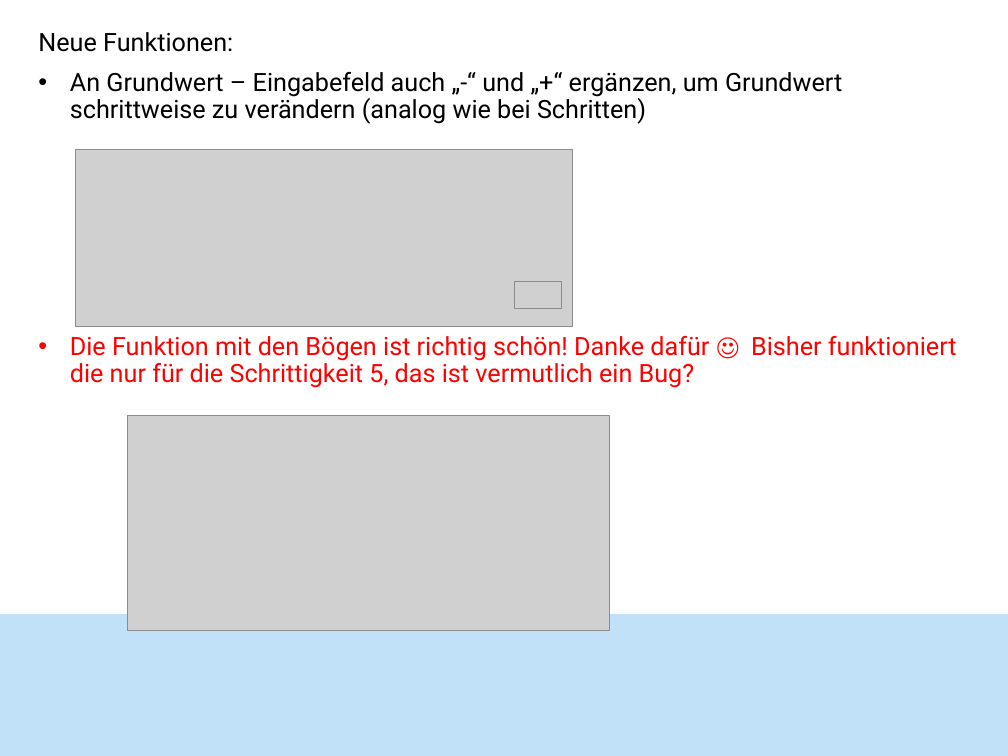
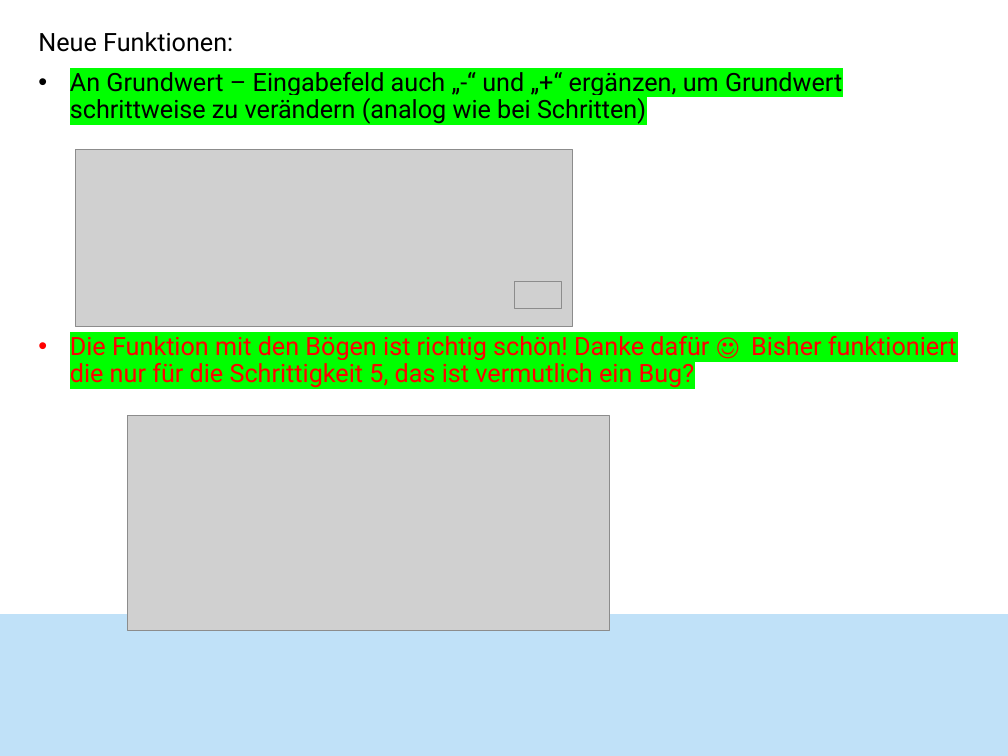
Before and after one commit to MismatchEta/divomath-VAMs, a slide deck: slide 4 of v3.0.0/Prozente_Tool_250603.pptx. Drawn at 1008x756 pixels with LibreOffice and Linux fonts; fonts in the diff are those of the drawing; grey boxes stand for pictures. Boxes give left, top, right and bottom in pixels: in the first picture for what was removed or moved away, otherwise in the second. Text is boxed around its words. In the diff, an @@ line names an element or a change of style, - is before the commit and + after.

```diff
--- a/v3.0.0/Prozente_Tool_250603.pptx
+++ b/v3.0.0/Prozente_Tool_250603.pptx
@@ text at (70,72,957,388): highlight none to #00FF00 @@
```
Also in this commit, not shown: 2 other slides changed, 3 other files.
